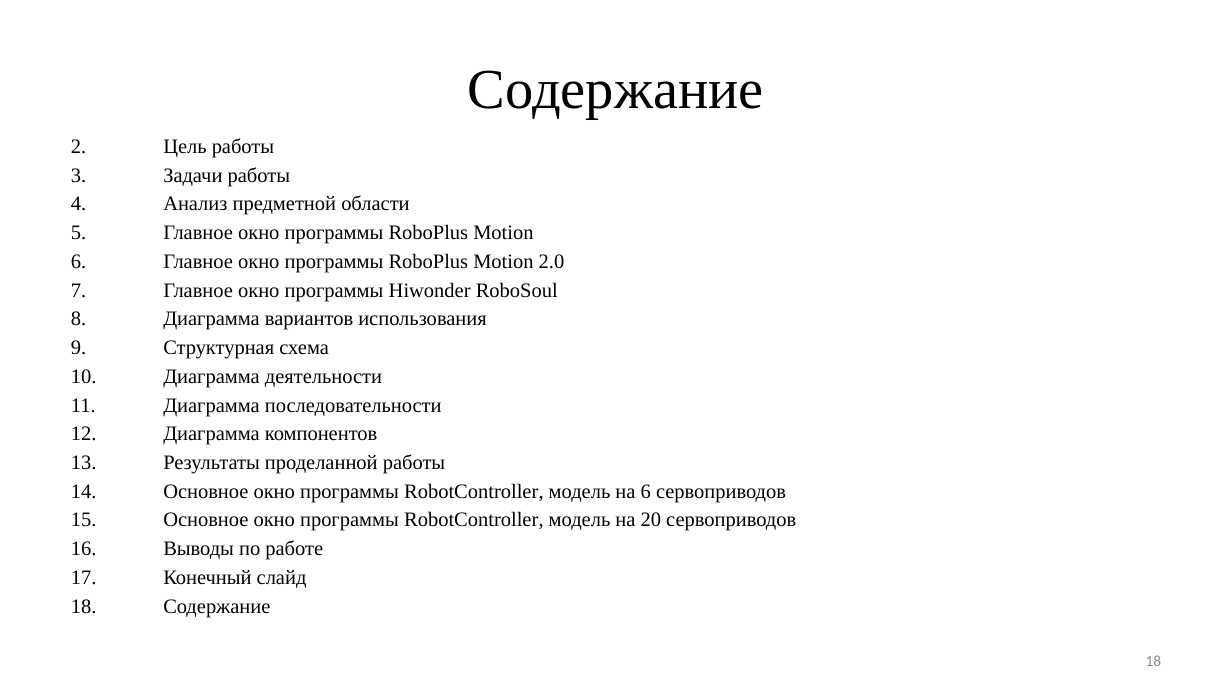
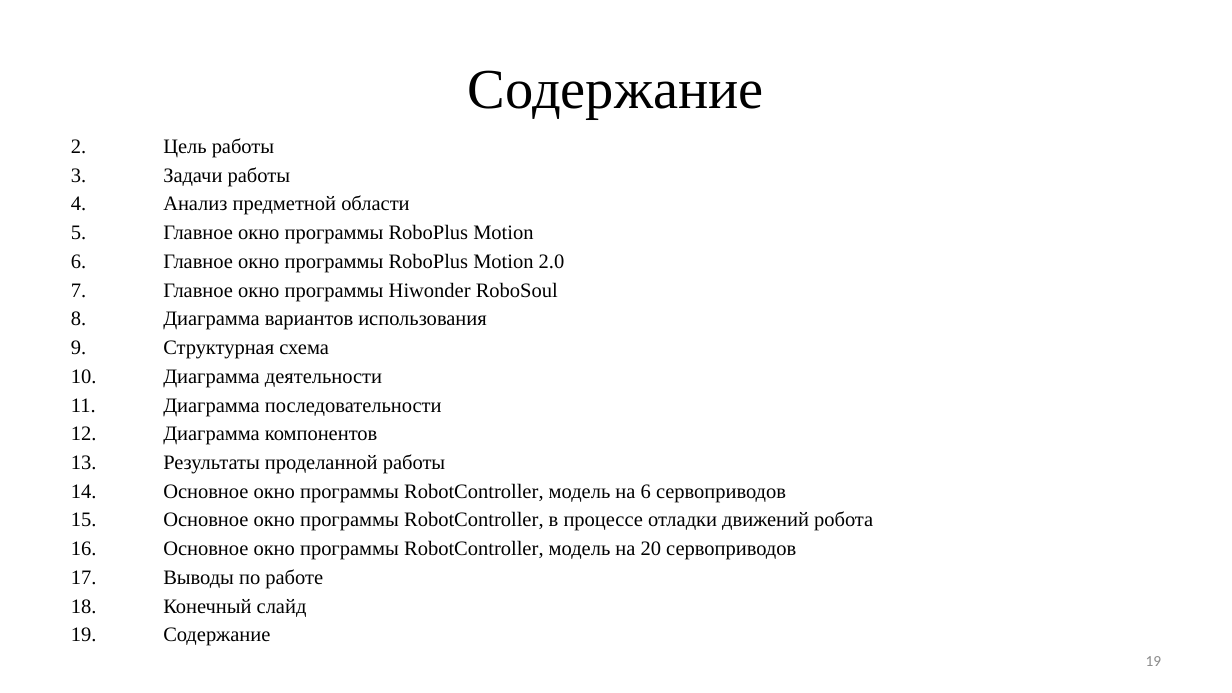
Before and after one commit to ArtemVolkov2103/1-Diplom, a slide deck: slide 19 of Дипломная Волков.pptx (slide 18 before the commit). Drawn at 1232x693 pixels with LibreOffice and Linux fonts; fonts in the diff are those of the drawing. Boxes give left, top, right and bottom in pixels: in the first picture for what was removed or moved away, otherwise in the second. Text is boxed around its words. In the diff, an @@ line names an element or a change of style, - is before the commit and + after.

```diff
--- a/Дипломная Волков.pptx
+++ b/Дипломная Волков.pptx
@@ text at (163, 511, 873, 531): paragraph added @@
+15. Основное окно программы RobotController, в процессе отладки движений робота
@@ page number at (1146, 656, 1162, 666): text changed @@
-18
+19
```
Also in this commit, not shown: 6 other slides changed, 1 slide added, 3 other files.
